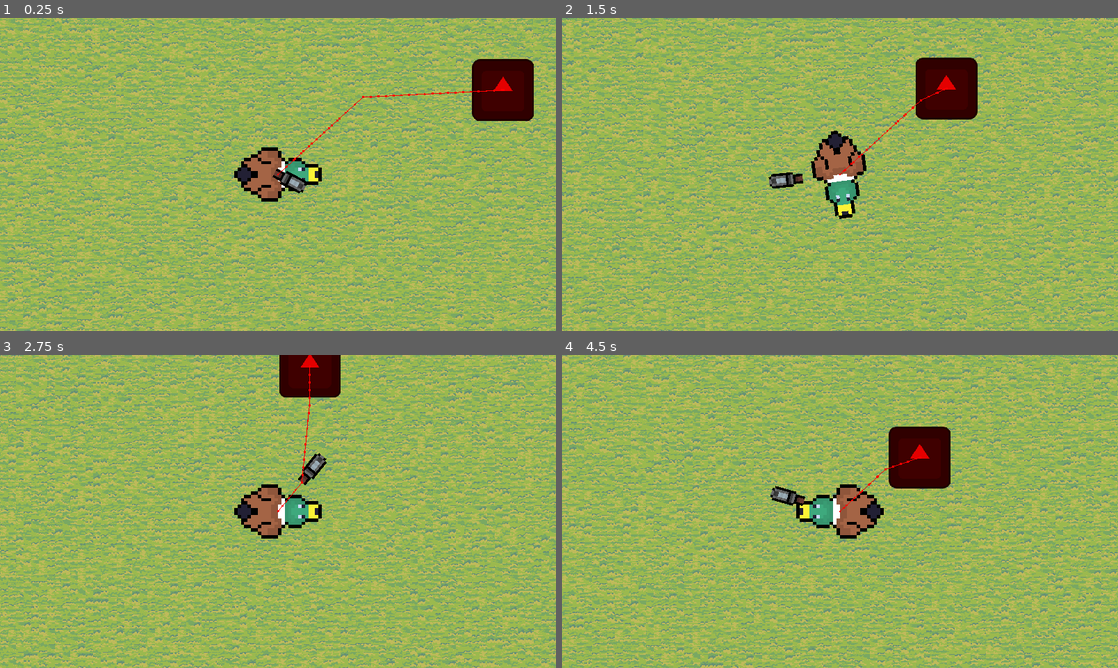
Above: before the commit, frames 1-4 (two rows, left to right).
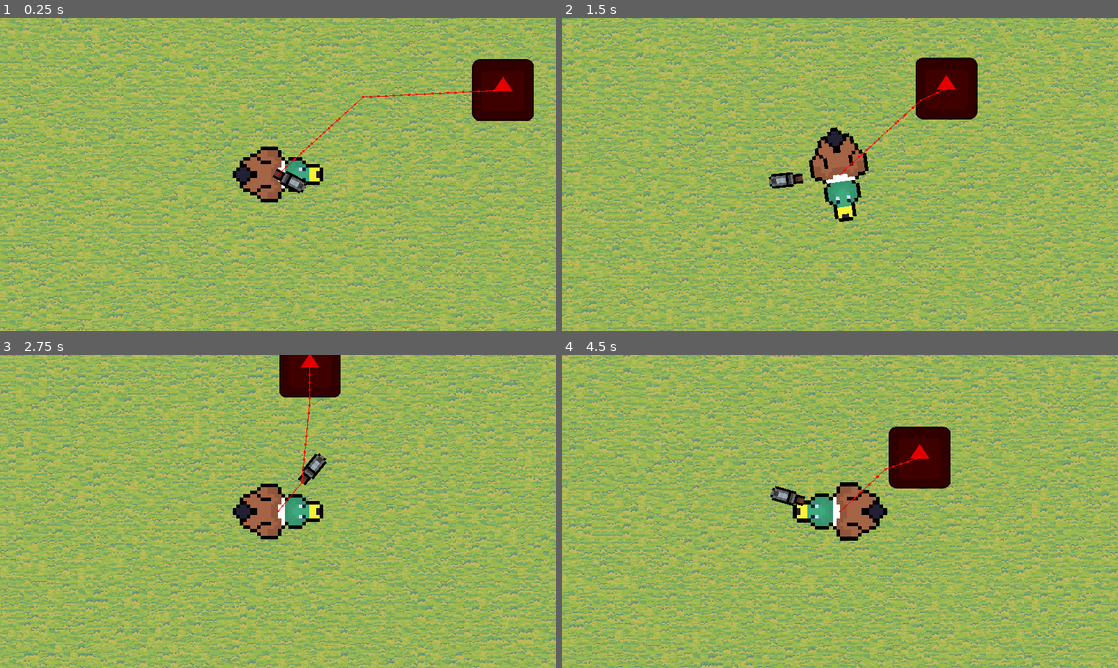
Above: after the commit, the same moments.

Repository: Z3BINI/game-design-final-project
Game: Godot game, scene res://scenes/quack_world/quack_man_world.tscn
Two runs of this game, one before a commit and one after it. Both use one fixed random seed, a clock stepped at 60 frames per second and the inputs below. The project has no main scene, so this scene is started directly. The engine's default icon, where the game draws it, is replaced by a stand-in: a white triangle on a blue panel in a dark square.
Inputs (mouse positions are in pixels of both pictures, inside the frame that each line leads up to):
- Up to frame 1 (0.25 s): no input
- Up to frame 2 (1.5 s): move the mouse to (962, 158) at 0.52 s; hold D (move_right) 0.53-1.28 s; tap Space (jump) at 0.77 s; move the mouse to (728, 190) at 1.27 s; hold S (move_backward) from 1.28 s (still down)
- Up to frame 3 (2.75 s): tap Space (jump) at 1.52 s; move the mouse to (333, 442) at 2.02 s; release S (move_backward) at 2.03 s; hold D (move_right) from 2.03 s (still down)
- Up to frame 4 (4.5 s): move the mouse to (812, 574) at 2.77 s; release D (move_right) at 2.78 s; hold W (move_forward) 2.78-3.53 s; tap Space (jump) at 3.02, 3.77 s; move the mouse to (1006, 558) at 3.52 s; hold A (move_left) from 3.53 s (still down); move the mouse to (673, 464) at 4.27 s

The runs differ from the first frame. In frame 1, 0.2% of the frame differs, in the area x 41-59%, y 41-59%; in frame 2, 0.6%, in the area x 44-56%, y 34-66%; in frame 3, 0.2%; in frame 4, 0.5%.

Commit message:
Added player animation

Diff:
--- a/scenes/quack_world/player/player.tscn
+++ b/scenes/quack_world/player/player.tscn
@@ -6,6 +6,44 @@
 
 [sub_resource type="CircleShape2D" id="CircleShape2D_hqvsn"]
 radius = 63.1981
+
+[sub_resource type="Animation" id="Animation_3rn3r"]
+resource_name = "idle"
+length = 0.5
+loop_mode = 2
+tracks/0/type = "value"
+tracks/0/imported = false
+tracks/0/enabled = true
+tracks/0/path = NodePath("PlayerSprite:scale")
+tracks/0/interp = 1
+tracks/0/loop_wrap = true
+tracks/0/keys = {
+"times": PackedFloat32Array(0, 0.5),
+"transitions": PackedFloat32Array(1, 1),
+"update": 0,
+"values": [Vector2(7, 7), Vector2(7.5, 7.5)]
+}
+
+[sub_resource type="Animation" id="Animation_bcm48"]
+length = 0.001
+tracks/0/type = "value"
+tracks/0/imported = false
+tracks/0/enabled = true
+tracks/0/path = NodePath("PlayerSprite:scale")
+tracks/0/interp = 1
+tracks/0/loop_wrap = true
+tracks/0/keys = {
+"times": PackedFloat32Array(0),
+"transitions": PackedFloat32Array(1),
+"update": 0,
+"values": [Vector2(7, 7)]
+}
+
+[sub_resource type="AnimationLibrary" id="AnimationLibrary_hnwwo"]
+_data = {
+"RESET": SubResource("Animation_bcm48"),
+"idle": SubResource("Animation_3rn3r")
+}
 
 [node name="Player" type="CharacterBody2D" groups=["player"]]
 collision_layer = 4
@@ -30,3 +68,9 @@
 scale = Vector2(5, 5)
 texture = ExtResource("3_no28g")
 offset = Vector2(5.5, 0)
+
+[node name="AnimationPlayer" type="AnimationPlayer" parent="."]
+libraries = {
+"": SubResource("AnimationLibrary_hnwwo")
+}
+autoplay = "idle"
Not shown: 1 places in scenes/quack_world/player/player.tscn that only renumber resources
